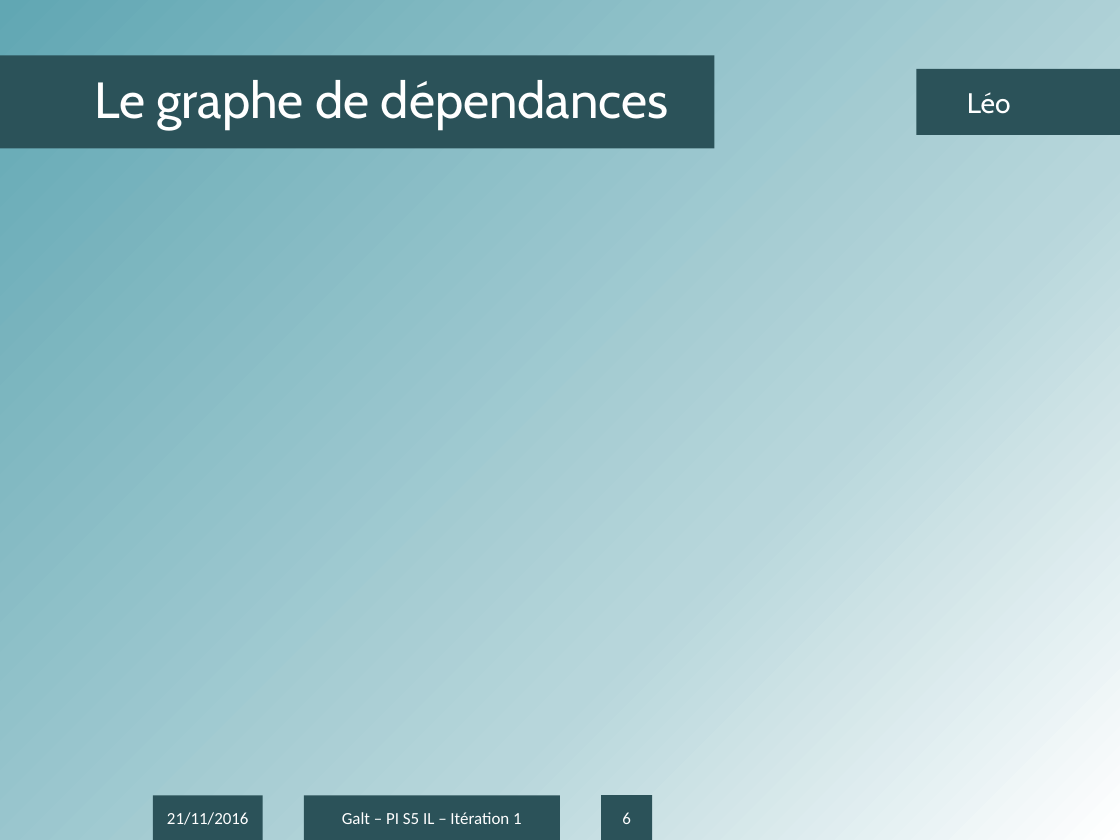
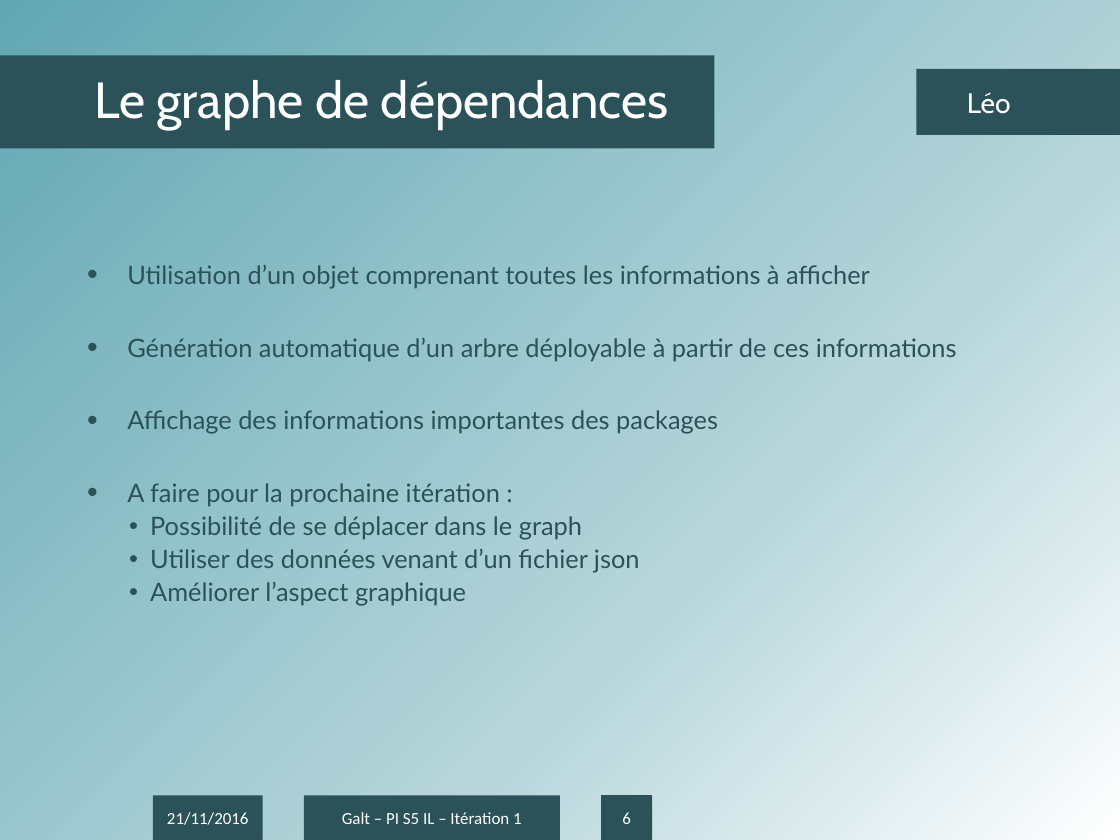
Before and after one commit to antonin-charrier/Project-Galt, a slide deck: slide 6 of Itérations/Présentation IT1.pptx. Drawn at 1120x840 pixels with LibreOffice and Linux fonts; fonts in the diff are those of the drawing; background and template pictures are left out. Boxes give left, top, right and bottom in pixels: in the first picture for what was removed or moved away, otherwise in the second. Text is boxed around its words. In the diff, an @@ line names an element or a change of style, - is before the commit and + after.

Commit message:
Add of dependency graph in diapo IT1

```diff
--- a/Itérations/Présentation IT1.pptx
+++ b/Itérations/Présentation IT1.pptx
@@ text added at bbox=[127, 265, 957, 606], 18 pt, text #2B5259 @@
+• Utilisation d’un objet comprenant toutes les informations à afficher
+• Génération automatique d’un arbre déployable à partir de ces informations
+• Affichage des informations importantes des packages
+• A faire pour la prochaine itération :
+  • Possibilité de se déplacer dans le graph
+  • Utiliser des données venant d’un fichier json
+  • Améliorer l’aspect graphique
```
